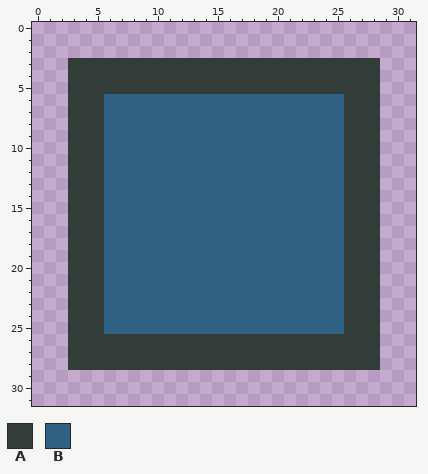
Pixel-art file, stored at steering-behaviors/assets/player.ase. That is the earlier state.
32x32 pixels, 1 frame.
Palette (. is transparent): A #323c39  B #306082
And afterwards:
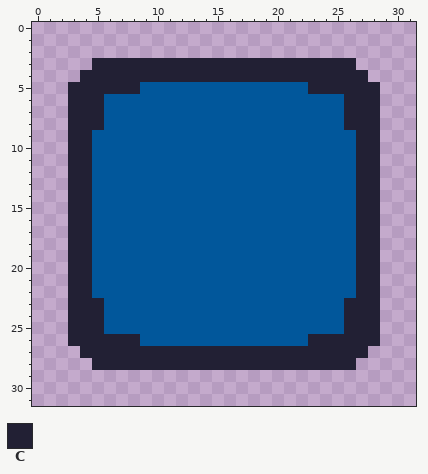
Colours new in this view: C #222034
Changes in this commit:
@@ palette @@
-B #306082
+B #01579b
@@ x 0..31 @@
  2 ................................
- 3 ...AAAAAAAAAAAAAAAAAAAAAAAAAA...
- 4 ...AAAAAAAAAAAAAAAAAAAAAAAAAA...
- 5 ...AAAAAAAAAAAAAAAAAAAAAAAAAA...
- 6 ...AAABBBBBBBBBBBBBBBBBBBBAAA...
- 7 ...AAABBBBBBBBBBBBBBBBBBBBAAA...
- 8 ...AAABBBBBBBBBBBBBBBBBBBBAAA...
- 9 ...AAABBBBBBBBBBBBBBBBBBBBAAA...
-10 ...AAABBBBBBBBBBBBBBBBBBBBAAA...
-11 ...AAABBBBBBBBBBBBBBBBBBBBAAA...
-12 ...AAABBBBBBBBBBBBBBBBBBBBAAA...
-13 ...AAABBBBBBBBBBBBBBBBBBBBAAA...
-14 ...AAABBBBBBBBBBBBBBBBBBBBAAA...
-15 ...AAABBBBBBBBBBBBBBBBBBBBAAA...
-16 ...AAABBBBBBBBBBBBBBBBBBBBAAA...
-17 ...AAABBBBBBBBBBBBBBBBBBBBAAA...
-18 ...AAABBBBBBBBBBBBBBBBBBBBAAA...
-19 ...AAABBBBBBBBBBBBBBBBBBBBAAA...
-20 ...AAABBBBBBBBBBBBBBBBBBBBAAA...
-21 ...AAABBBBBBBBBBBBBBBBBBBBAAA...
-22 ...AAABBBBBBBBBBBBBBBBBBBBAAA...
-23 ...AAABBBBBBBBBBBBBBBBBBBBAAA...
-24 ...AAABBBBBBBBBBBBBBBBBBBBAAA...
-25 ...AAABBBBBBBBBBBBBBBBBBBBAAA...
-26 ...AAAAAAAAAAAAAAAAAAAAAAAAAA...
-27 ...AAAAAAAAAAAAAAAAAAAAAAAAAA...
-28 ...AAAAAAAAAAAAAAAAAAAAAAAAAA...
+ 3 .....CCCCCCCCCCCCCCCCCCCCCC.....
+ 4 ....CCCCCCCCCCCCCCCCCCCCCCCC....
+ 5 ...CCCCCCBBBBBBBBBBBBBBCCCCCC...
+ 6 ...CCCBBBBBBBBBBBBBBBBBBBBCCC...
+ 7 ...CCCBBBBBBBBBBBBBBBBBBBBCCC...
+ 8 ...CCCBBBBBBBBBBBBBBBBBBBBCCC...
+ 9 ...CCBBBBBBBBBBBBBBBBBBBBBBCC...
+10 ...CCBBBBBBBBBBBBBBBBBBBBBBCC...
+11 ...CCBBBBBBBBBBBBBBBBBBBBBBCC...
+12 ...CCBBBBBBBBBBBBBBBBBBBBBBCC...
+13 ...CCBBBBBBBBBBBBBBBBBBBBBBCC...
+14 ...CCBBBBBBBBBBBBBBBBBBBBBBCC...
+15 ...CCBBBBBBBBBBBBBBBBBBBBBBCC...
+16 ...CCBBBBBBBBBBBBBBBBBBBBBBCC...
+17 ...CCBBBBBBBBBBBBBBBBBBBBBBCC...
+18 ...CCBBBBBBBBBBBBBBBBBBBBBBCC...
+19 ...CCBBBBBBBBBBBBBBBBBBBBBBCC...
+20 ...CCBBBBBBBBBBBBBBBBBBBBBBCC...
+21 ...CCBBBBBBBBBBBBBBBBBBBBBBCC...
+22 ...CCBBBBBBBBBBBBBBBBBBBBBBCC...
+23 ...CCCBBBBBBBBBBBBBBBBBBBBCCC...
+24 ...CCCBBBBBBBBBBBBBBBBBBBBCCC...
+25 ...CCCBBBBBBBBBBBBBBBBBBBBCCC...
+26 ...CCCCCCBBBBBBBBBBBBBBCCCCCC...
+27 ....CCCCCCCCCCCCCCCCCCCCCCCC....
+28 .....CCCCCCCCCCCCCCCCCCCCCC.....
 29 ................................
Pixel boxes of the changes (left, top, right, bottom) in both pictures:
changed: (68, 58, 380, 370)
